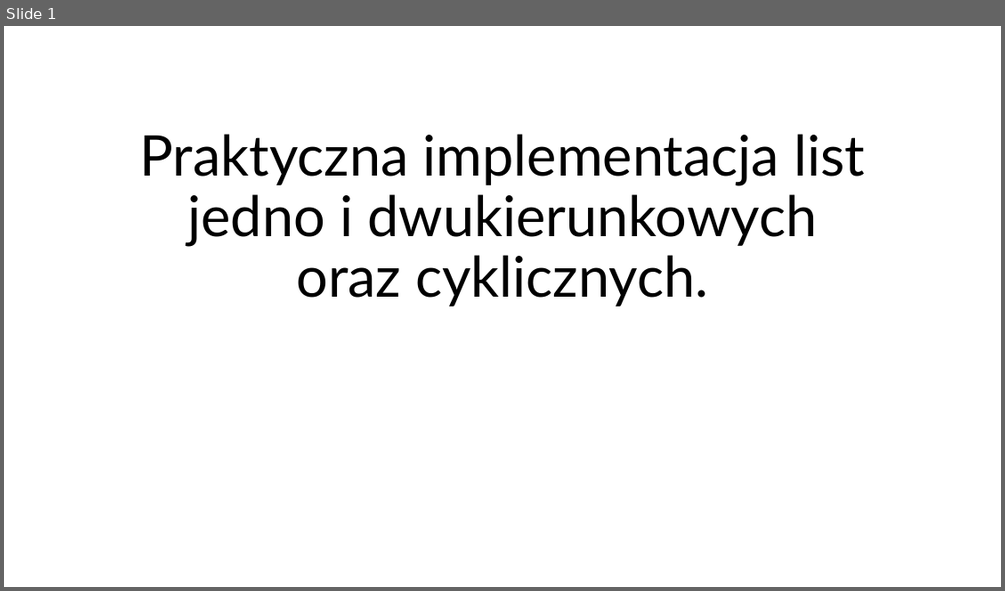
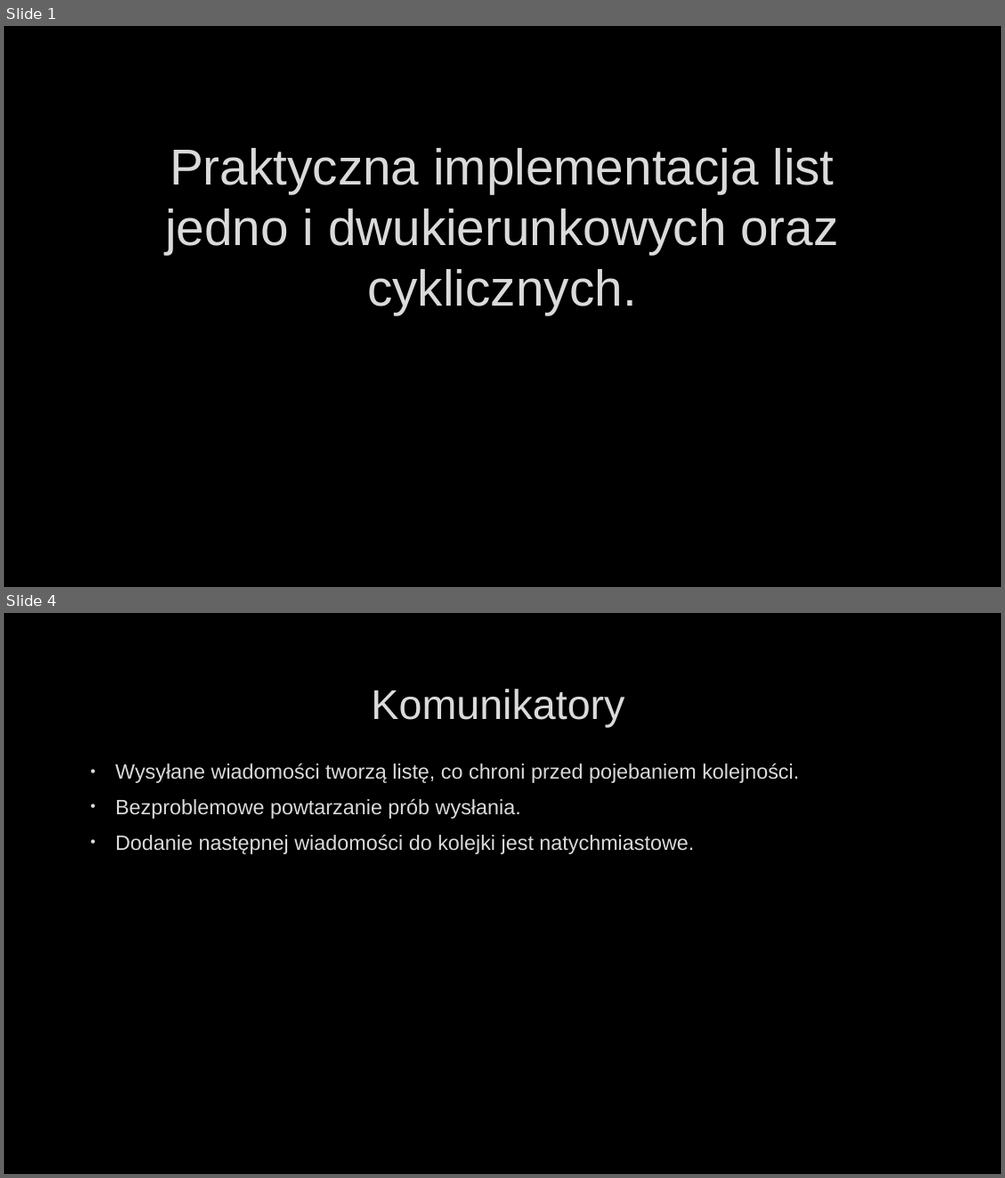
Before and after one commit to 31290/31290_cpp, a slide deck: zadanie_01/lists_imp/dojebanaprezentacjaolistachidlaczegomojaimplementacjajestlepszaastdssiepale.pptx. Shown one above the other, each under a label of ours: slide 1 before the commit, slides 1 and 4 after it; the slides between them are not shown. The pictures are 1005x591 and 1005x1178 pixels, drawn with LibreOffice and Linux fonts; fonts in the diff are those of the drawing; background and template pictures are left out. Boxes give left, top, right and bottom in pixels: in the first picture for what was removed or moved away, otherwise in the second. Text is boxed around its words. In the diff, an @@ line names an element or a change of style, - is before the commit and + after.

```diff
--- a/zadanie_01/lists_imp/dojebanaprezentacjaolistachidlaczegomojaimplementacjajestlepszaastdssiepale.pptx
+++ b/zadanie_01/lists_imp/dojebanaprezentacjaolistachidlaczegomojaimplementacjajestlepszaastdssiepale.pptx
@@ slide 4 added at bbox=[4, 613, 1001, 1174], background picture (left out) @@
@@ title added at bbox=[371, 689, 624, 727], 40 pt, text #DADADA @@
+Komunikatory
@@ text added at bbox=[115, 763, 799, 854], 20 pt, text #DADADA @@
+• Wysyłane wiadomości tworzą listę, co chroni przed pojebaniem kolejności.
+• Bezproblemowe powtarzanie prób wysłania.
+• Dodanie następnej wiadomości do kolejki jest natychmiastowe.
@@ slide 1 changed as well @@
@@ background #FFFFFF to picture (left out) @@
@@ title "Praktyczna implementacja list jedno i ...": place and size @@
-title "Praktyczna implementacja list jedno i ..." at bbox=[140, 134, 865, 306]
+title "Praktyczna implementacja list jedno i ..." at bbox=[165, 148, 838, 315]
@@ title "Praktyczna implementacja list jedno i ..." at bbox=[165, 148, 838, 315]: size 54 to 48.6 pt, font Lato to Arial, text colour #000000 to #DADADA, letter outline none to #404040 0.75 pt; line spacing 0.9 to 1 @@
```
Also in this commit, not shown: 5 other slides added, 2 slides removed.
